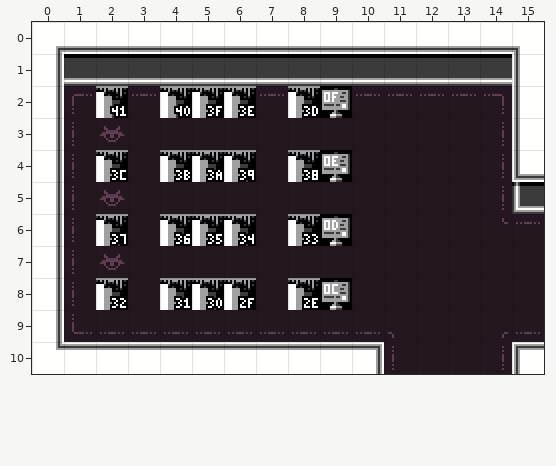
A Tiled map gets an edit: art/rooms/Hub/DebugRoom4.tmx. That is the earlier state.
Cells are 16x16 px. Shown: x 0..15, y 0..10.
New version:
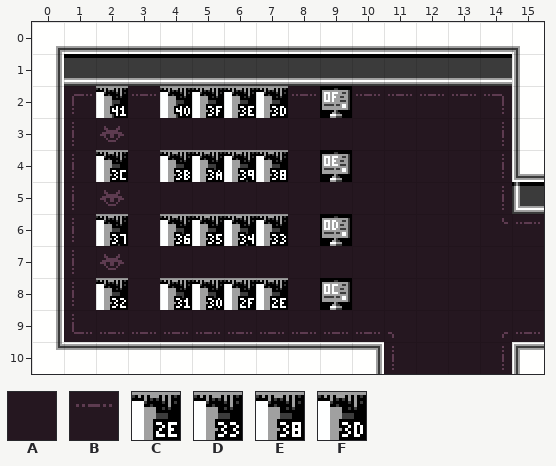
Key: from "DiscoFloorTiles": A 0 "floor", B 2 "floor"; from "ExitTiles": C 46 "exit", D 51 "exit", E 56 "exit", F 61 "exit".
_ is an empty cell.
Message: Fix item allocations to key on bank index, cleanup debug signs
The exact change:
Layer "Base":
Tile C becomes tile A in row 8 at x 8.
Tile D becomes tile A in row 6 at x 8.
Tile E becomes tile A in row 4 at x 8.
Tile F becomes tile B in row 2 at x 8.
Tile A becomes tile C in row 8 at x 7.
Tile A becomes tile D in row 6 at x 7.
Tile A becomes tile E in row 4 at x 7.
Tile B becomes tile F in row 2 at x 7.
Pixel boxes of the changes (left, top, right, bottom) in both pictures:
changed: (256, 86, 320, 118)
changed: (256, 150, 320, 182)
changed: (256, 214, 320, 246)
changed: (256, 278, 320, 310)
